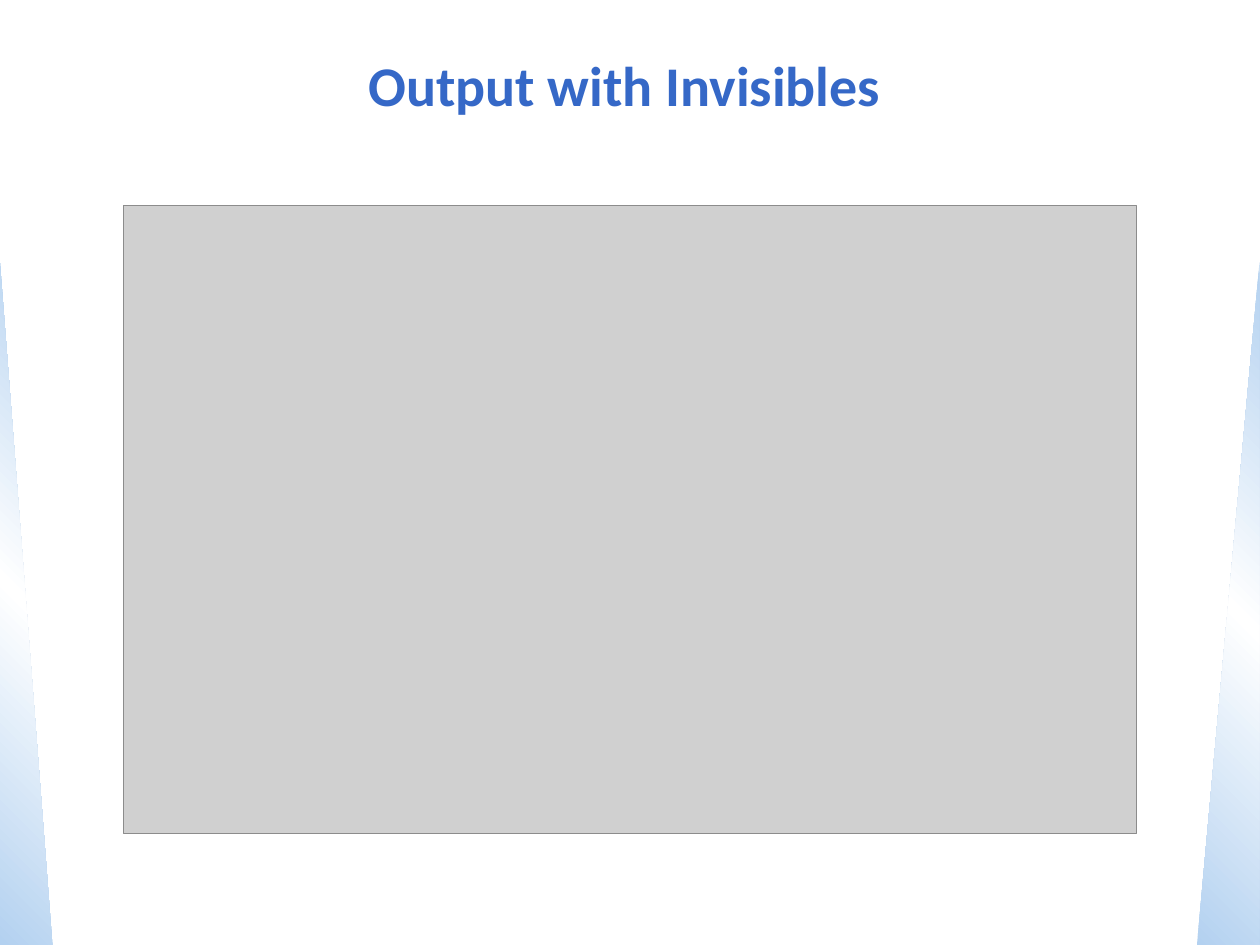
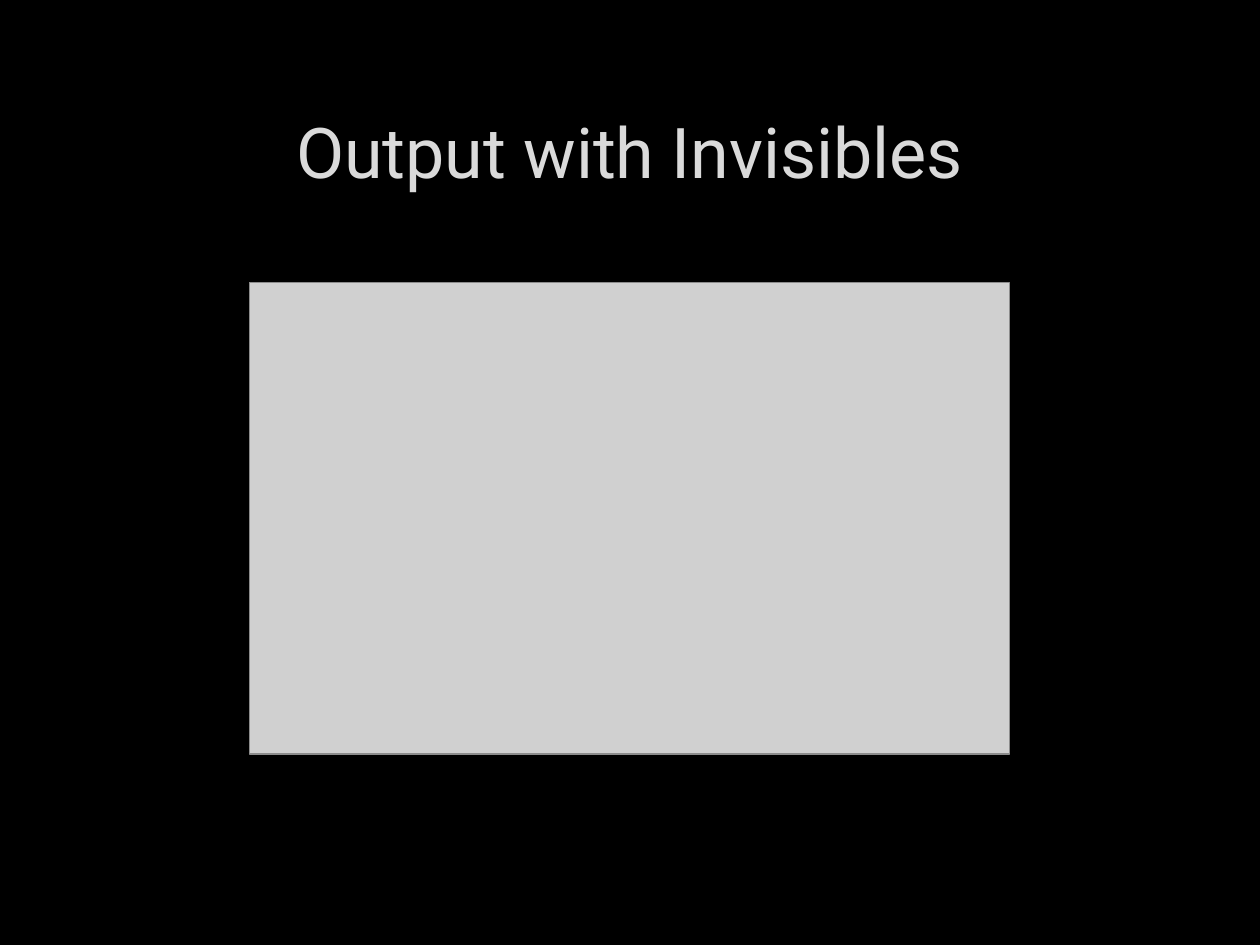
Before and after one commit to ZacharyVasey/CS3339, a slide deck: slide 19 of Lecture4.pptx. Drawn at 1260x945 pixels with LibreOffice and Linux fonts; fonts in the diff are those of the drawing; grey boxes stand for pictures; background and template pictures are left out. Boxes give left, top, right and bottom in pixels: in the first picture for what was removed or moved away, otherwise in the second. Text is boxed around its words. In the diff, an @@ line names an element or a change of style, - is before the commit and + after.

```diff
--- a/Lecture4.pptx
+++ b/Lecture4.pptx
@@ background #FFFFFF to picture (left out) @@
@@ title "Output with Invisibles" moved from (x1=368, y1=66, x2=880, y2=115) to (x1=296, y1=125, x2=963, y2=193) @@
@@ title "Output with Invisibles" at (x1=296, y1=125, x2=963, y2=193): size 32 to 40 pt, font Calibri to Roboto, text colour #3568C7 to #DADADA, letter outline none to #404040 0.75 pt, bold off @@
@@ right triangle removed at (x1=0, y1=262, x2=53, y2=945) @@
@@ right triangle removed at (x1=1197, y1=262, x2=1260, y2=945) @@
@@ picture resized from (x1=123, y1=205, x2=1137, y2=834) to (x1=249, y1=282, x2=1009, y2=753) @@
```
Also in this commit, not shown: 26 other slides changed, 4 other files.
